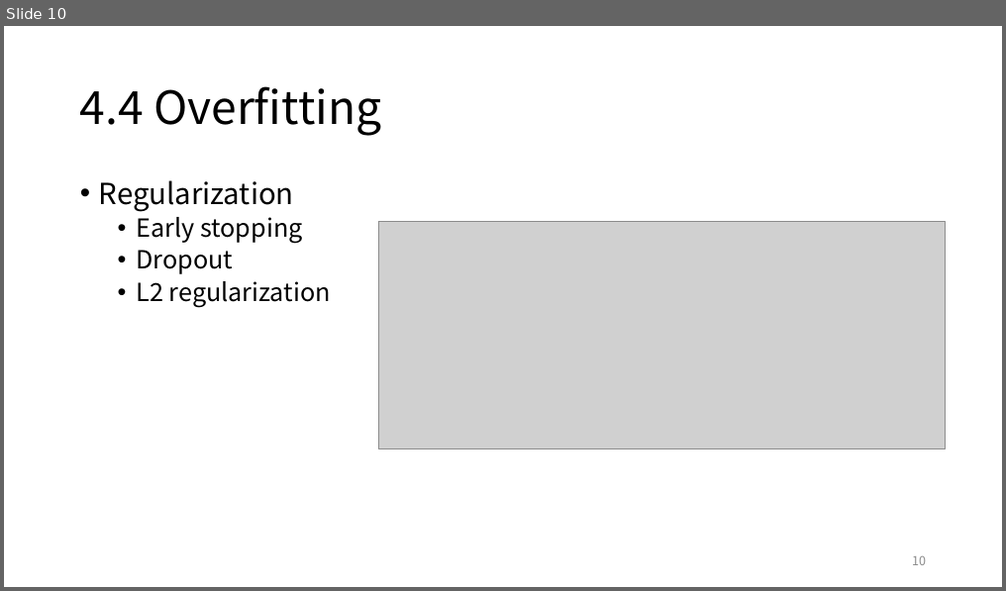
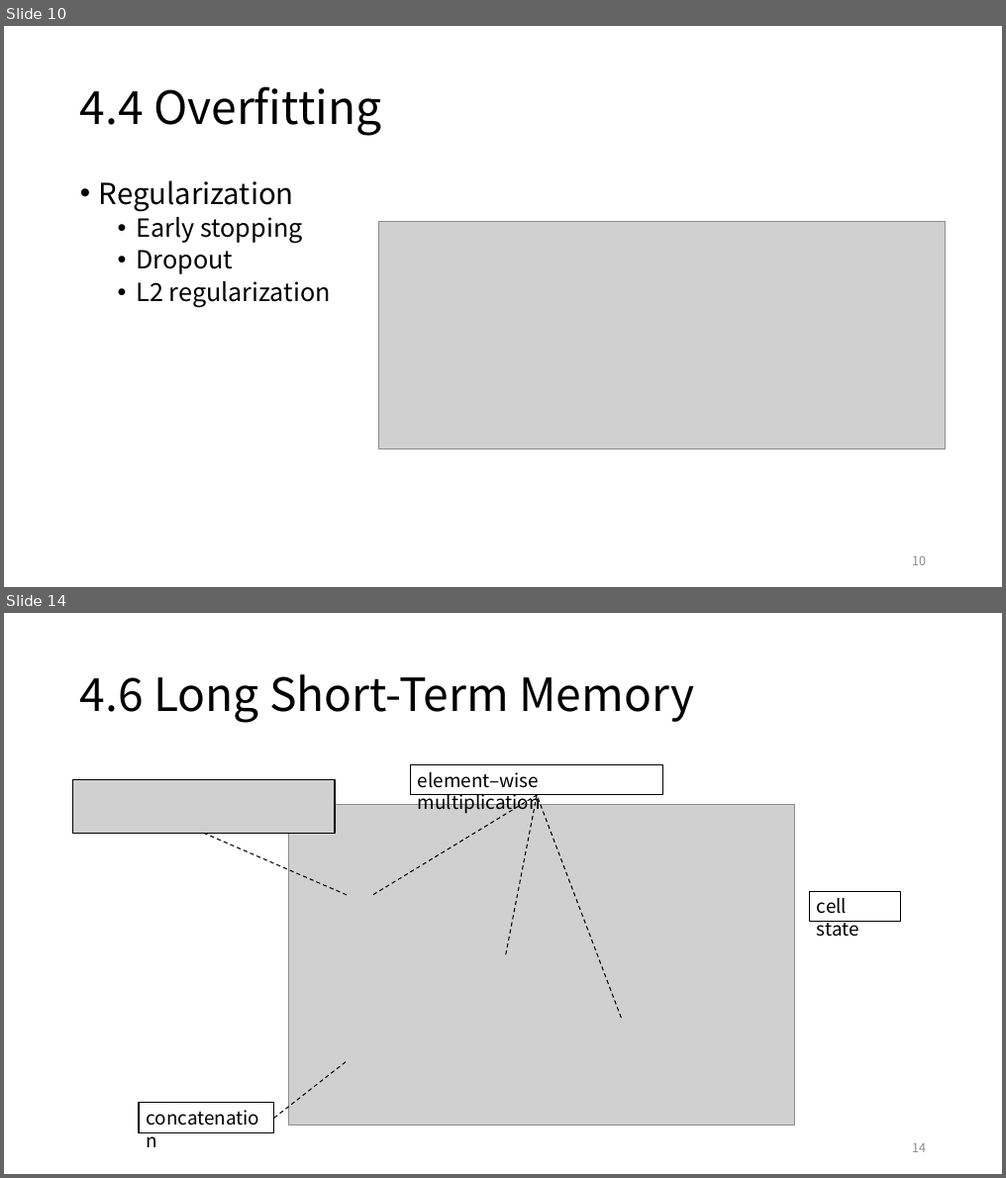
Before and after one commit to ggorr/MachineLearning, a slide deck: IDL/Ch04/IDL_Ch04.pptx. Shown one above the other, each under a label of ours: slide 10 before the commit, slides 10 and 14 after it; the slides between them are not shown. The pictures are 1006x591 and 1006x1178 pixels, drawn with LibreOffice and Linux fonts; fonts in the diff are those of the drawing; grey boxes stand for pictures. Boxes give left, top, right and bottom in pixels: in the first picture for what was removed or moved away, otherwise in the second. Text is boxed around its words. In the diff, an @@ line names an element or a change of style, - is before the commit and + after.

```diff
--- a/IDL/Ch04/IDL_Ch04.pptx
+++ b/IDL/Ch04/IDL_Ch04.pptx
@@ slide 14 added at box(4, 613, 1002, 1174), background #FFFFFF @@
@@ title added at box(80, 674, 694, 723), 44 pt, text #000000 @@
+4.6 Long Short-Term Memory
@@ picture added at box(73, 780, 335, 833) @@
@@ rectangle added at box(411, 765, 663, 795), outline #000000 1 pt, 18 pt, text #000000 @@
+element–wise multiplication
@@ picture added at box(289, 805, 795, 1126) @@
@@ line added from (373, 895) to (537, 795), #000000 1 pt dashed @@
@@ line added from (506, 956) to (537, 795), #000000 1 pt dashed @@
@@ line added from (622, 1018) to (537, 795), #000000 1 pt dashed @@
@@ line added from (204, 833) to (347, 895), #000000 1 pt dashed @@
@@ rectangle added at box(810, 891, 901, 922), outline #000000 1 pt, 18 pt, text #000000 @@
+cell state
@@ line added from (274, 1118) to (347, 1061), #000000 1 pt dashed @@
@@ rectangle added at box(139, 1103, 274, 1134), outline #000000 1 pt, 18 pt, text #000000 @@
+concatenation
@@ page number added at box(912, 1144, 926, 1153), 12 pt, text #8C8C8C @@
+14
```
Also in this commit, not shown: 1 slide changed, 3 other slides added.
